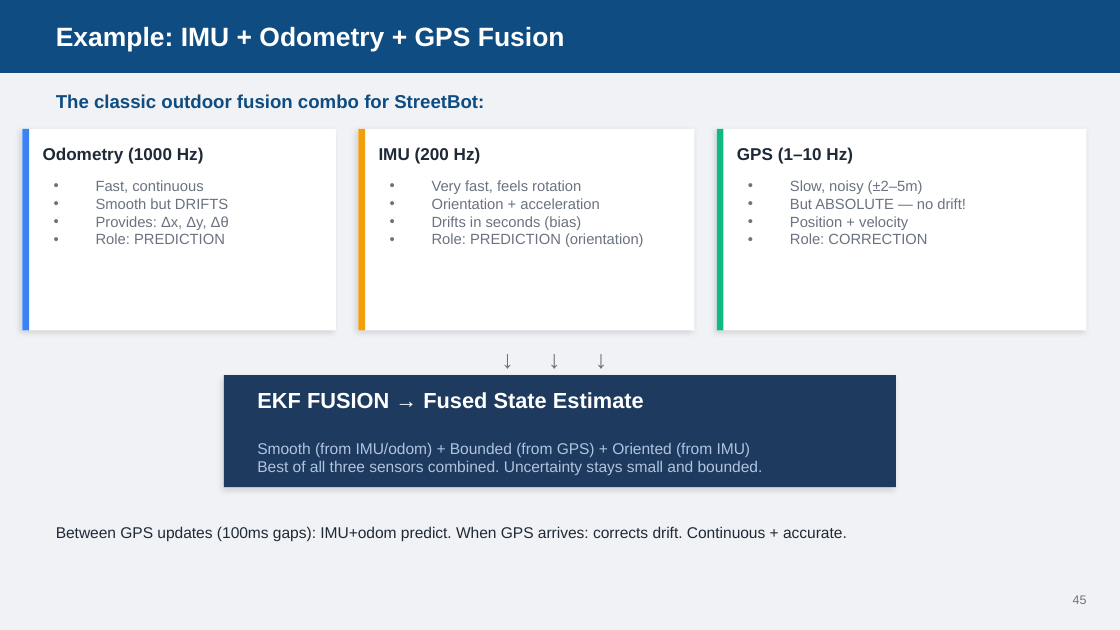
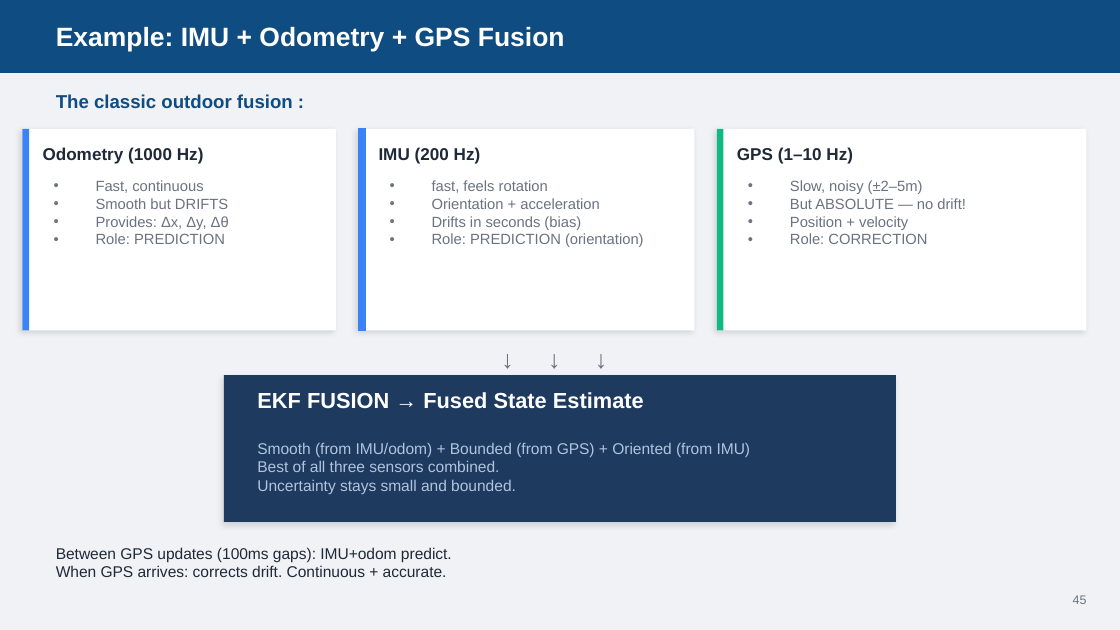
Before and after one commit to AbbadiAhmad/mobile_robots_course, a slide deck: slide 50 of Slides/Mod04/Mod04_Sensors.pptx (slide 49 before the commit). Drawn at 1120x630 pixels with LibreOffice and Linux fonts; fonts in the diff are those of the drawing. Boxes give left, top, right and bottom in pixels: in the first picture for what was removed or moved away, otherwise in the second. Text is boxed around its words. In the diff, an @@ line names an element or a change of style, - is before the commit and + after.

```diff
--- a/Slides/Mod04/Mod04_Sensors.pptx
+++ b/Slides/Mod04/Mod04_Sensors.pptx
@@ text at (56, 94, 293, 108): text changed @@
-The classic outdoor fusion combo for StreetBot:
+The classic outdoor fusion :
@@ rectangle at (358, 129, 365, 330): fill #F59E0B to #3B82F6; outline none to #3B82F6 0.75 pt @@
@@ text at (432, 180, 548, 193): text changed @@
-• Very fast, feels rotation
+• fast, feels rotation
@@ rectangle: place and size @@
-rectangle at (224, 375, 896, 487)
+rectangle at (224, 375, 896, 522)
@@ text at (257, 460, 516, 494): text changed @@
-Best of all three sensors combined. Uncertainty stays small and bounded.
+Best of all three sensors combined.
+Uncertainty stays small and bounded.
@@ text at (56, 547, 452, 577): text changed @@
-Between GPS updates (100ms gaps): IMU+odom predict. When GPS arrives: corrects drift. Continuous + accurate.
+Between GPS updates (100ms gaps): IMU+odom predict.
+When GPS arrives: corrects drift. Continuous + accurate.
```
Also in this commit, not shown: 15 other slides changed, 1 slide added, 2 other files.
